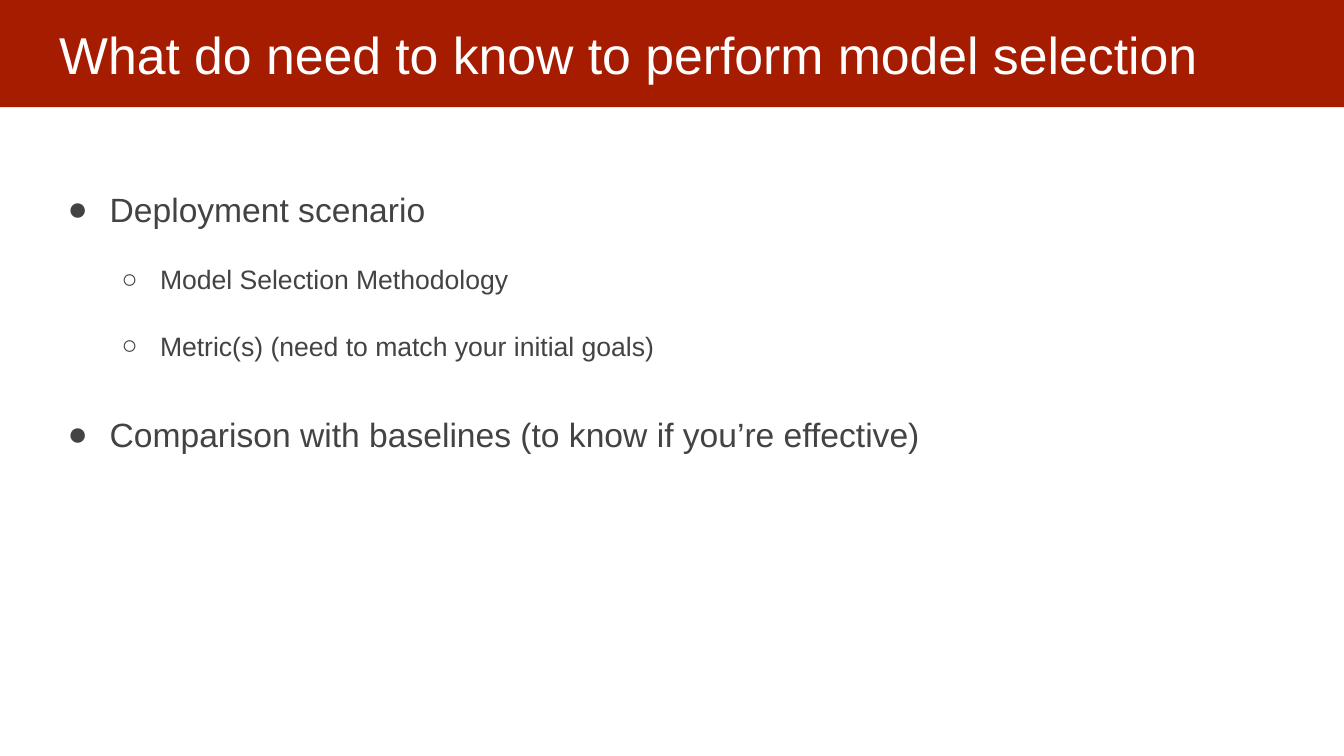
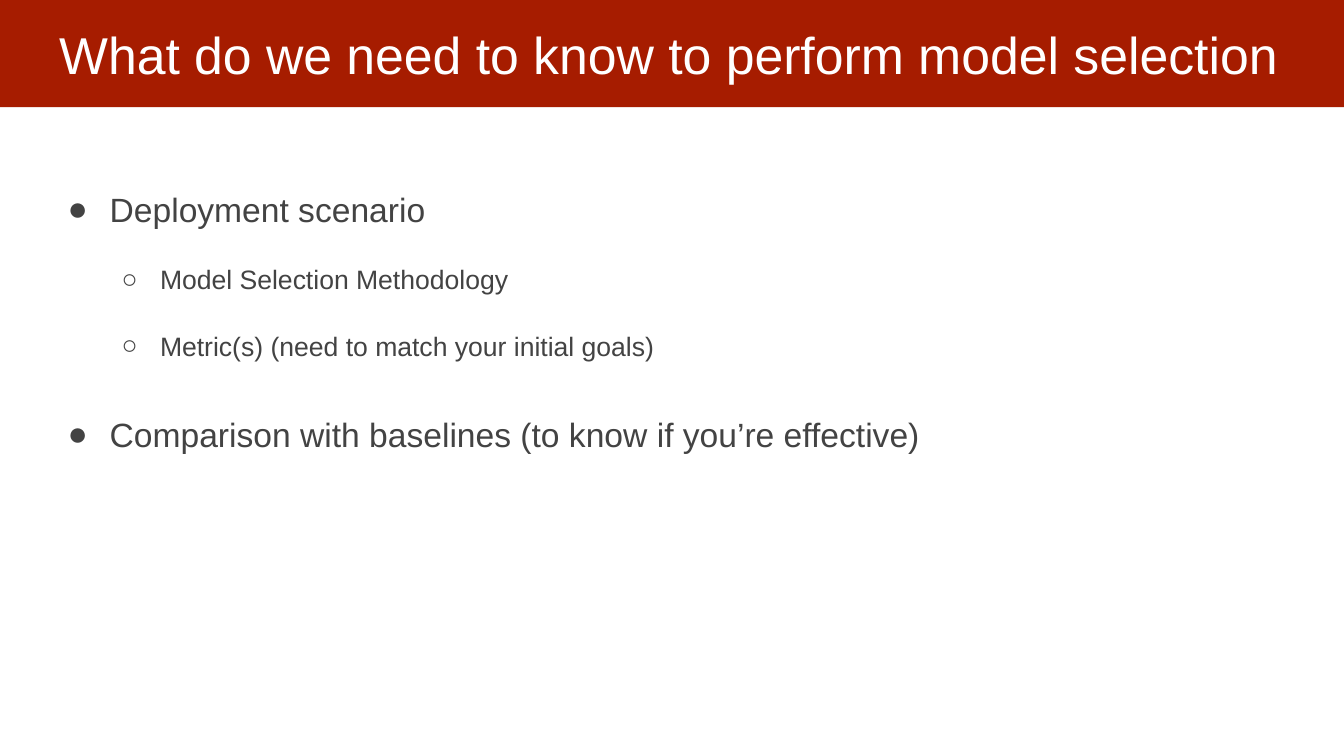
Before and after one commit to dssg/MLinPractice, a slide deck: slide 13 of Lectures/Lecture5-ModelSelection.pptx. Drawn at 1344x756 pixels with LibreOffice and Linux fonts; fonts in the diff are those of the drawing. Boxes give left, top, right and bottom in pixels: in the first picture for what was removed or moved away, otherwise in the second. Text is boxed around its words. In the diff, an @@ line names an element or a change of style, - is before the commit and + after.

```diff
--- a/Lectures/Lecture5-ModelSelection.pptx
+++ b/Lectures/Lecture5-ModelSelection.pptx
@@ title at (59, 36, 1277, 85): text changed @@
-What do need to know to perform model selection
+What do we need to know to perform model selection
```
Also in this commit, not shown: 6 other slides changed, 1 slide added, 2 slides removed.
